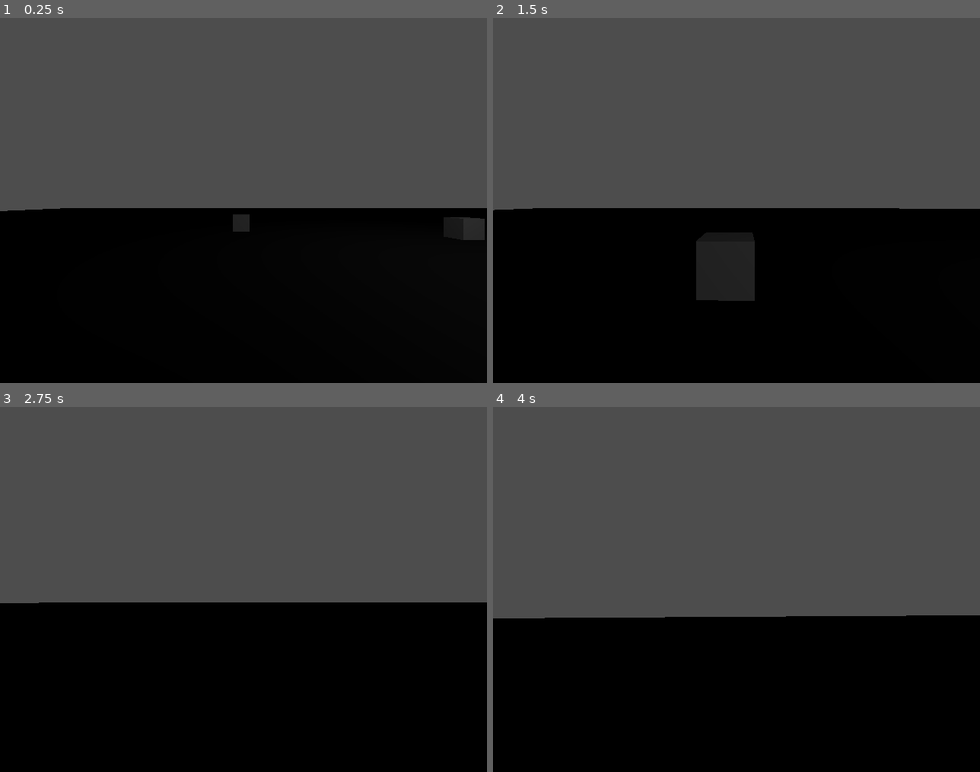
Above: before the commit, frames 1-4 (two rows, left to right).
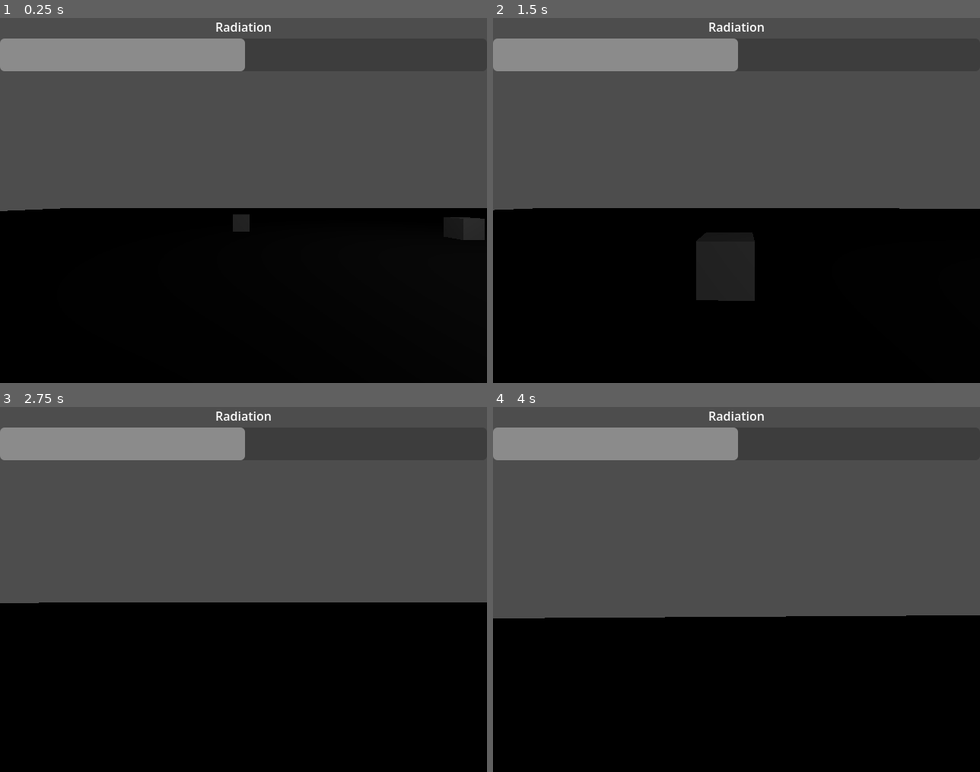
Above: after the commit, the same moments.

Repository: feargrinn/spacejam2026
Game: Godot game, scene res://scenes/test_scene.tscn
The game is run twice, just before and just after one commit, with the same random seed, the same clock (stepped at 60 frames per second) and the same inputs. This scene is started directly instead of the project's main scene.
Inputs (mouse positions are in pixels of both pictures, inside the frame that each line leads up to):
- Up to frame 1 (0.25 s): no input
- Up to frame 2 (1.5 s): move the mouse to (760, 200) at 0.52 s; hold W (move_forward) from 0.53 s (still down); tap E (interact) at 0.6, 1.35 s; tap Space (jump) at 0.77 s; move the mouse to (712, 200) at 1.27 s
- Up to frame 3 (2.75 s): keep holding W (move_forward); tap Space (jump) at 1.52 s; move the mouse to (253, 582) at 2.02 s; tap E (interact) at 2.1 s
- Up to frame 4 (4 s): keep holding W (move_forward); move the mouse to (731, 596) at 2.77 s; tap E (interact) at 2.85, 3.6 s; tap Space (jump) at 3.02, 3.77 s; tap Enter at 3.5 s; move the mouse to (775, 593) at 3.52 s

The runs differ from the first frame. In frame 1, 4.6% of the frame differs, in the area x 0-56%, y 1-15%; in frame 2, 4.6%; in frame 3, 4.6%; in frame 4, 4.6%.
Error after the commit: Invalid call. Nonexistent function 'get_data' in base 'CharacterBody3D (Player)'. (res://scripts/radiation_counter.gd:8)

Commit message:
Added win popup

Diff:
--- a/scenes/test_scene.tscn
+++ b/scenes/test_scene.tscn
@@ -3,6 +3,7 @@
 [ext_resource type="Script" uid="uid://bqj2wml3ocxdc" path="res://scripts/test_scene.gd" id="1_nd71p"]
 [ext_resource type="PackedScene" uid="uid://bu547b6icqehh" path="res://scenes/possibly_radioactive_object.tscn" id="1_uhqqe"]
 [ext_resource type="PackedScene" uid="uid://cdk6hwb4hi2wc" path="res://player/player.tscn" id="2_j8ivh"]
+[ext_resource type="PackedScene" path="res://scenes/radiation_counter.tscn" id="4_7ddre"]
 
 [sub_resource type="WorldBoundaryShape3D" id="WorldBoundaryShape3D_6adnx"]
 
@@ -39,3 +40,29 @@
 [node name="OmniLight3D" type="OmniLight3D" parent="." unique_id=495226296]
 transform = Transform3D(1, 0, 0, 0, 1, 0, 0, 0, 1, 0, 6, 0)
 omni_range = 100.0
+
+[node name="PanelContainer" type="PanelContainer" parent="." unique_id=891503130]
+visible = false
+anchors_preset = 8
+anchor_left = 0.5
+anchor_top = 0.5
+anchor_right = 0.5
+anchor_bottom = 0.5
+offset_left = -51.0
+offset_top = -20.0
+offset_right = 51.0
+offset_bottom = 20.0
+grow_horizontal = 2
+grow_vertical = 2
+
+[node name="Label" type="Label" parent="PanelContainer" unique_id=350499493]
+layout_mode = 2
+size_flags_horizontal = 4
+text = "You win! Yay!"
+
+[node name="RadiationCounter" parent="." unique_id=484867935 instance=ExtResource("4_7ddre")]
+anchors_preset = 10
+anchor_left = 0.0
+anchor_right = 1.0
+offset_left = 0.0
+offset_right = 0.0
--- a/scripts/radiation_counter.gd
+++ b/scripts/radiation_counter.gd
@@ -2,3 +2,7 @@
 extends VBoxContainer
 
 var player_data: PlayerData
+
+
+func _ready() -> void:
+	player_data = Player.instance.get_data()
--- a/scripts/test_scene.gd
+++ b/scripts/test_scene.gd
@@ -4,7 +4,14 @@
 
 @onready var possibly_radioactive_object: PossiblyRadioactiveObject = $PossiblyRadioactiveObject
 @onready var possibly_radioactive_object_3: PossiblyRadioactiveObject = $PossiblyRadioactiveObject3
+@onready var panel_container: PanelContainer = $PanelContainer
 
 func _ready() -> void:
 	possibly_radioactive_object.set_radioactive_object(STANDARD_RADIOACTIVE_OBJECT)
 	possibly_radioactive_object_3.set_radioactive_object(STANDARD_RADIOACTIVE_OBJECT)
+	GroupHandler.group_emptied.connect(_on_group_emptied)
+
+
+func _on_group_emptied(group: GroupHandler.Group) -> void:
+	if group == GroupHandler.Group.BEEPERS:
+		panel_container.show()
